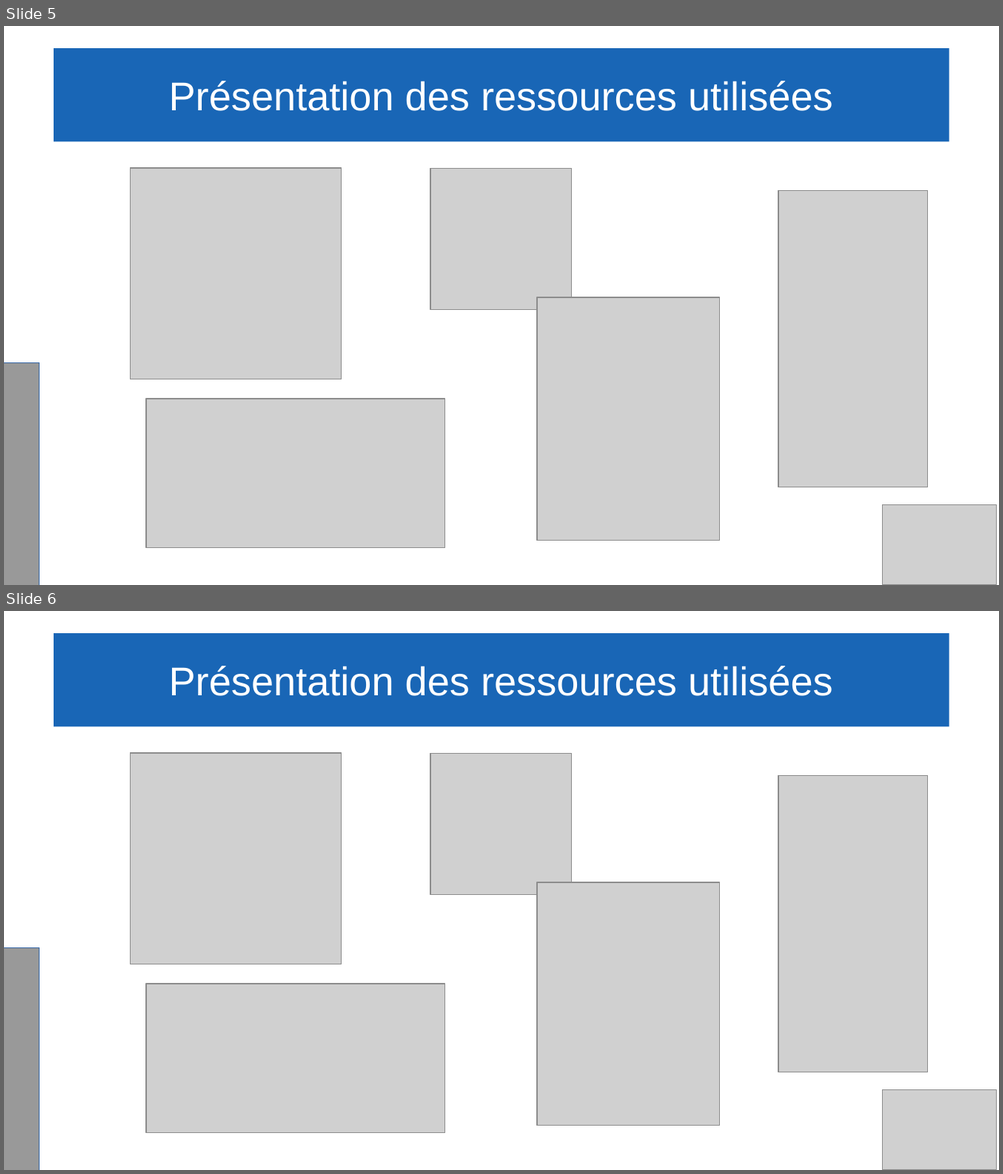
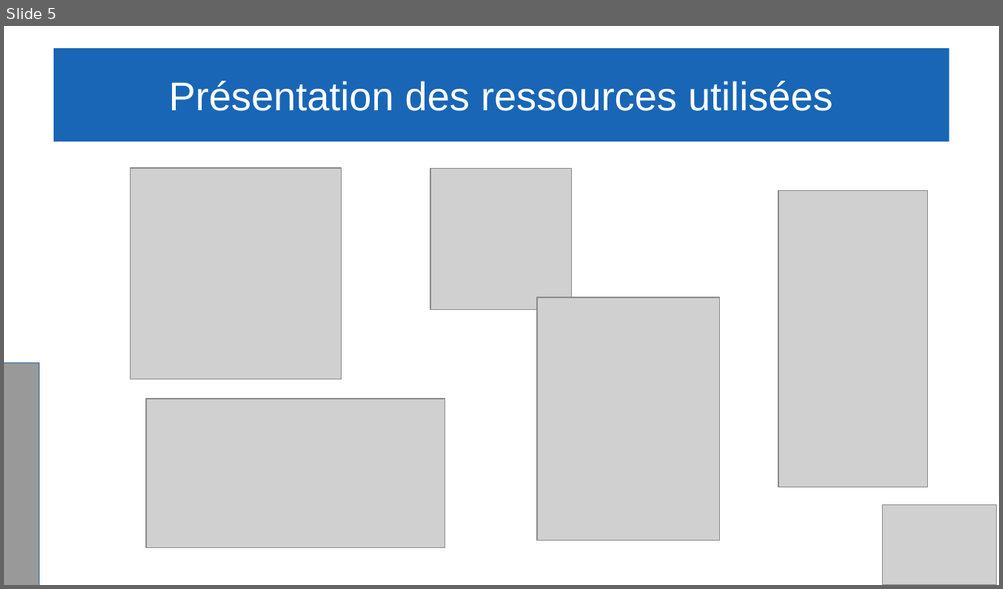
Before and after one commit to Gabin221/Tracking-BLE-documents, a slide deck: Revues/Revues2/Partie commune/presentation_yahya_andrea_gabin.odp. Shown one above the other, each under a label of ours: slides 5 and 6 before the commit, slide 5 after it. The pictures are 1003x1174 and 1003x589 pixels, drawn with LibreOffice and Linux fonts; fonts in the diff are those of the drawing; grey boxes stand for pictures. Boxes give left, top, right and bottom in pixels: in the first picture for what was removed or moved away, otherwise in the second. Text is boxed around its words. In the diff, an @@ line names an element or a change of style, - is before the commit and + after.

```diff
--- a/Revues/Revues2/Partie commune/presentation_yahya_andrea_gabin.odp
+++ b/Revues/Revues2/Partie commune/presentation_yahya_andrea_gabin.odp
@@ slide 6 removed at [4,611,999,1170], background #FFFFFF @@
@@ title removed at [54,633,949,727] @@
-Présentation des ressources utilisées
@@ picture removed at [131,752,341,964] @@
@@ picture removed at [430,754,571,895] @@
@@ picture removed at [778,776,928,1073] @@
@@ picture removed at [538,883,720,1126] @@
@@ rectangle removed at [4,948,40,1170] @@
@@ picture removed at [145,984,444,1133] @@
@@ picture removed at [882,1091,997,1170] @@
```
Also in this commit, not shown: 1 other file.
